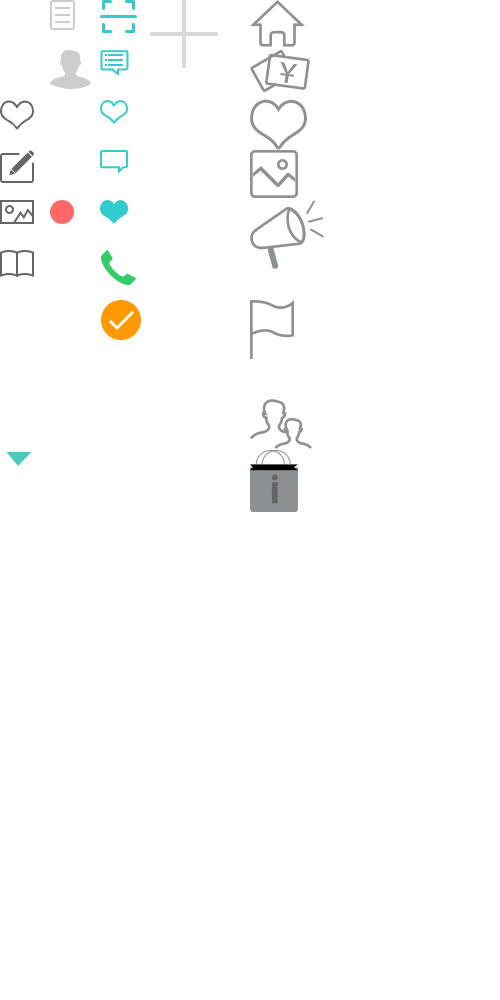
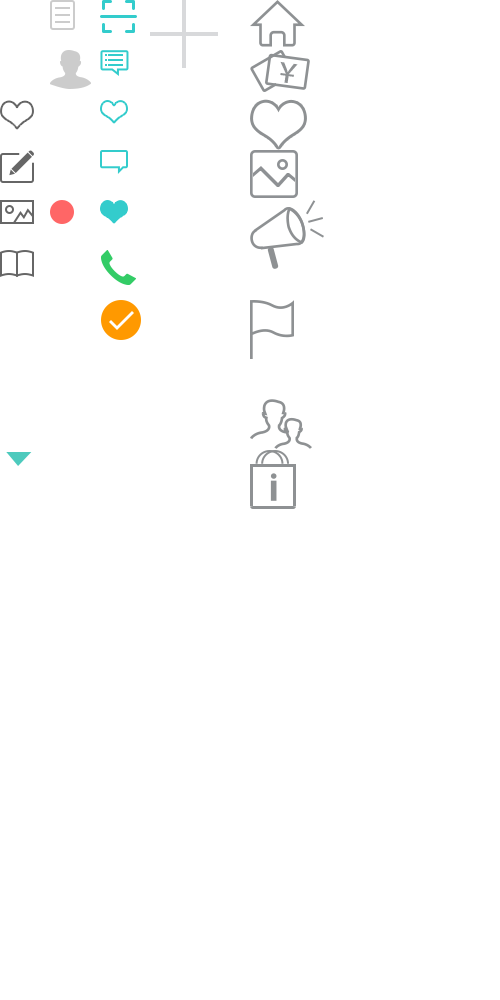
Comparing the layer stacks of the two 500 × 1000 images. Changes:
hid "特产介绍" (1st of 3, in "nav") over left=250, top=450, right=298, bottom=512
added layer "特产介绍" (2nd of 3, in "nav") in group "nav" over left=250, top=450, right=296, bottom=509
